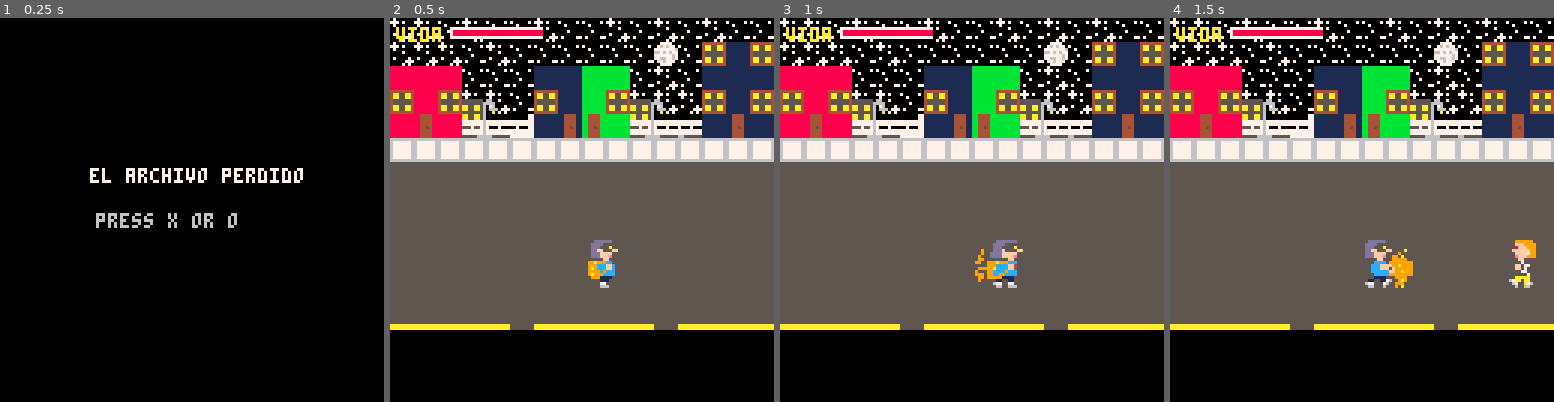
Above: before the commit, frames 1-4 (left to right).
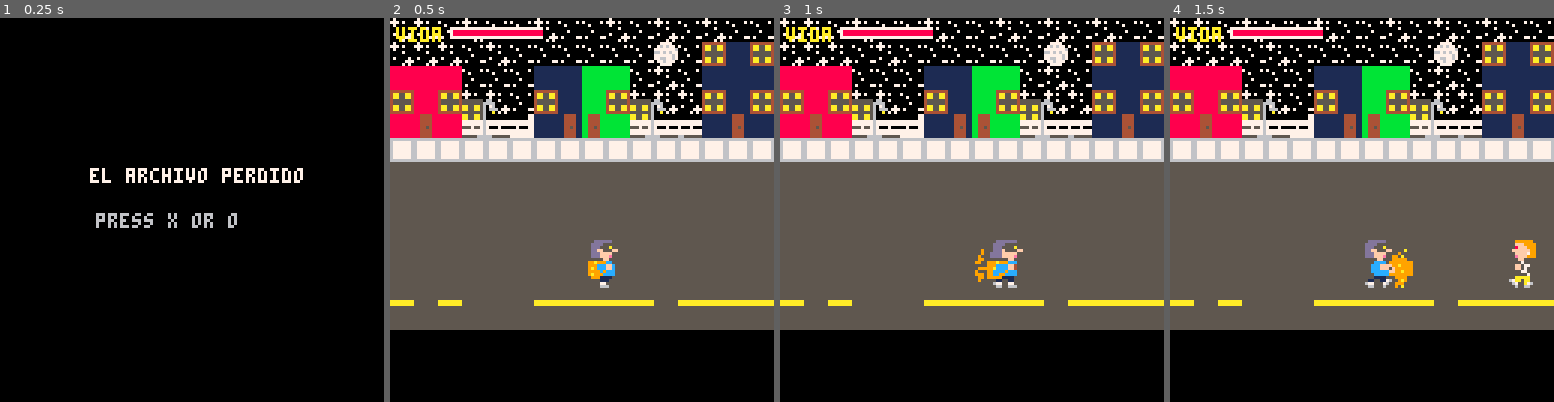
Above: after the commit, the same moments.

Repository: pablonauta/laboratorio2
Game: PICO-8 cartridge test.p8
Same seed, same stepped clock (60 frames per second), same inputs: the game is played once before the commit and once after it.
Inputs:
- Up to frame 1 (0.25 s): no input
- Up to frame 2 (0.5 s): tap X (X key) at 0.33 s
- Up to frame 3 (1 s): tap O (Z key) at 0.7 s
- Up to frame 4 (1.5 s): tap X (X key) at 1.07 s

Frame 1 is identical in both runs. In frame 2, 2.4% of the frame differs, in the area x 0-100%, y 73-82%; in frame 3, 2.4%; in frame 4, 2.4%.

Commit message:
se pudren los spties?

Diff:
--- a/test.p8
+++ b/test.p8
@@ -187,7 +187,7 @@
  	map(0,0,0,0,48,8)
 
  -- calle
-	 map(0,19,0,w.y_min,48,7)
+	 map(0,20,0,w.y_min,48,7)
 
 end
 
@@ -1037,7 +1037,7 @@
 0aa0a0000155555555551100000000000006660660007700000666566000000700a70000000aa00aa00000000000700700aa00aa99fffff5555aa00000000000
 a00aa000000111111111000000000000000770077000700000077007700000000a007000000770077000000000000007007700779999955ff55aaa0600000000
 0000000000006620066200000000000000066606660700000006660666000000000000000006660666000000000000000066606600999955fffaaa7600000000
-0000000000000000dddddd00000000000000000000000000000000009d9d9d9d9d9d9d9d9d9d9d9d9d9d9d9d9d9d9d9d9d9d9d9d9d9d9d9d9d9d9d9d9d9d9d9d
+0000000000000000dddddd00000000009d9d9d9d9d9d9d9d9d9d9d9d9d9d9d9d9d9d9d9d9d9d9d9d9d9d9d9d9d9d9d9d9d9d9d9d9d9d9d9d9d9d9d9d9d9d9d9d
 0000000000000000ddd5550000000000000000000000000000000000000000000000000000000000000000000000000000000000000000000000000000000000
 0000000000000000dff5a500000000000000000000000000000000001c3c3c1c3c3c1c3c1c3c1c3c3c3c3c3c1c3c3c1c3c3c1c3c1c3c00000000000000000000
 0000000000000000dff555f000000000000000000000000000000000000000000000000000000000000000000000000000000000000000000000000000000000
@@ -1111,10 +1111,10 @@
 d9d9d9d9d9d9d9d9d9d9d9d9d9d9d9d9d9d9d9d9d9d9d9d9d9d9d9d9d9d9d9d9d9d9d9d9d9d9d9d9d9d9d9d9d9d9d9d9d9d9d9d9d9d9d9d9d9d9d9d9d9d9d90000000000000000000000000000000000000000000000000000000000000000000000000000000000000000000000000000000000000000000000000000000000
 d9d9d9d9d9d9d9d9d9d9d9d9d9d9d9d9d9d9d9d9d9d9d9d9d9d9d9d9d9d9d9d9d9d9d9d9d9d9d9d9d9d9d9d9d9d9d9d9d9d9d9d9d9d9d9d9d9d9d9d9d9d9d90000000000000000000000000000000000000000000000000000000000000000000000000000000000000000000000000000000000000000000000000000000000
 d9d9d9d9d9d9d9d9d9d9d9d9d9d9d9d9d9d9d9d9d9d9d9d9d9d9d9d9d9d9d9d9d9d9d9d9d9d9d9d9d9d9d9d9d9d9d9d9d9d9d9d9d9d9d9d9d9d9d9d9d9d9d90000000000000000000000000000000000000000000000000000000000000000000000000000000000000000000000000000000000000000000000000000000000
-dadadadadad9dadadadadad9dadadadadadadadadadad9dadadadadadadadadadadadad9dadadadadad9dadadadadadadad9dadadadadad9dadadadadadada0000000000000000000000000000000000000000000000000000000000000000000000000000000000000000000000000000000000000000000000000000000000
+dad9dad9d9d9dadadadadad9dadadadadadadadadadad9dadadadadadadadadadadadad9dadadadadad9dadadadadadadad9dadadadadad9dadadadadadada0000000000000000000000000000000000000000000000000000000000000000000000000000000000000000000000000000000000000000000000000000000000
 d9d9d9d9d9d9d9d9d9d9d9d9d9d9d9d9d9d9d9d9d9d9d9d9d9d9d9d9d9d9d9d9d9d9d9d9d9d9d9d9d9d9d9d9d9d9d9d9d9d9d9d9d9d9d9d9d9d9d9d9d9d9d90000000000000000000000000000000000000000000000000000000000000000000000000000000000000000000000000000000000000000000000000000000000
 d9d9d9d9d9d9d9d9d9d9d9d9d9d9d9d9d9d9d9d9d9d9d9d9d9d9d9d9d9d9d9d9d9d9d9d9d9d9d9d9d9d9d9d9d9d9d9d9d9d9d9d9d9d9d9d9d9d9d9d9d9d9d90000000000000000000000000000000000000000000000000000000000000000000000000000000000000000000000000000000000000000000000000000000000
 d9d9d9d9d9d9d9d9d9d9d9d9d9d9d9d9d9d9d9d9d9d9d9d9d9d9d9d9d9d9d9d9d9d9d9d9d9d9d9d9d9d9d9d9d9d9d9d9d9d9d9d9d9d9d9d9d9d9d9d9d9d9d90000000000000000000000000000000000000000000000000000000000000000000000000000000000000000000000000000000000000000000000000000000000
+d9d9d9d9d9d9d9d9d9d9d9d9d9d9d9d9d9d9d9d9d9d9d9d9d9d9d9d9d9d9d9d9d9d9d9d9d9d9d9d9d9d9d9d9d9d9d9d9d9d9d9d9d9d9d9d9d9d9d9d9d9d9d90000000000000000000000000000000000008282828200000000000000000000000000000000000000000000000000000000000000000000000000000000000000
 d9d9d9d9d9d9d9d9d9d9d9d9d9d9d9d9d9d9d9d9d9d9d9d9d9d9d9d9d9d9d9d9d9d9d9d9d9d9d9d9d9d9d9d9d9d9d9d9d9d9d9d9d9d9d9d9d9d9d9d9d9d9d90000000000000000000000000000000000000000000000000000000000000000000000000000000000000000000000000000000000000000000000000000000000
 d9d9d9d9d9d9d9d9d9d9d9d9d9d9d9d9d9d9d9d9d9d9d9d9d9d9d9d9d9d9d9d9d9d9d9d9d9d9d9d9d9d9d9d9d9d9d9d9d9d9d9d9d9d9d9d9d9d9d9d9d9d9d90000000000000000000000000000000000000000000000000000000000000000000000000000000000000000000000000000000000000000000000000000000000
-d9d9d9d9d9d9d9d9d9d9d9d9d9d9d9d9d9d9d9d9d9d9d9d9d9d9d9d9d9d9d9d9d9d9d9d9d9d9d9d9d9d9d9d9d9d9d9d9d9d9d9d9d9d9d9d9d9d9d9d9d9d9d90000000000000000000000000000000000000000000000000000000000000000000000000000000000000000000000000000000000000000000000000000000000
